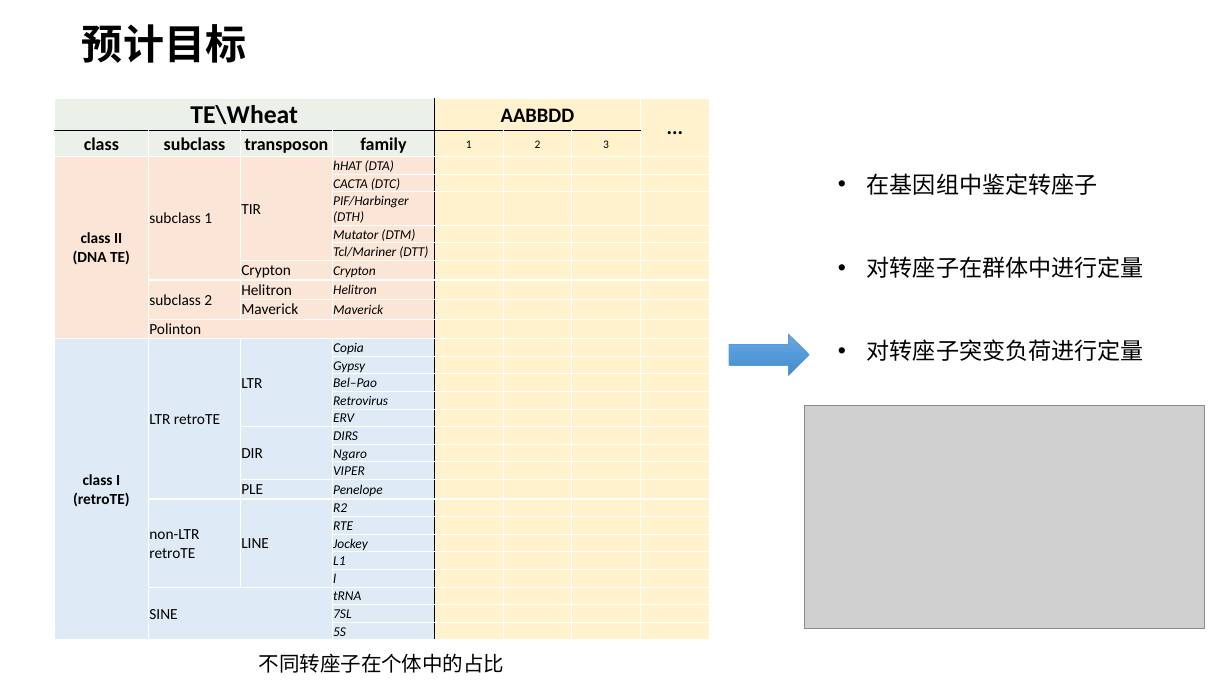
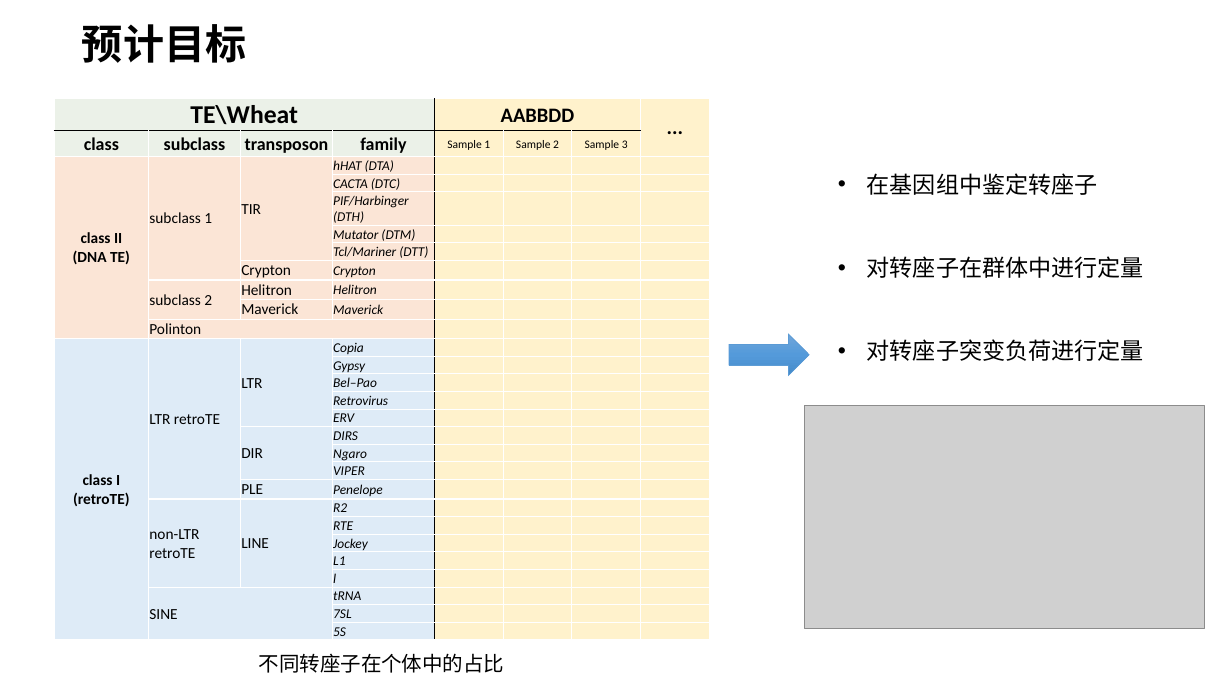
Before and after one commit to SirLearning/GeneticsNotes, a slide deck: slide 4 of undergraduate/Presentation.pptx. Drawn at 1232x693 pixels with LibreOffice and Linux fonts; fonts in the diff are those of the drawing; grey boxes stand for pictures. Boxes give left, top, right and bottom in pixels: in the first picture for what was removed or moved away, otherwise in the second. Text is boxed around its words. In the diff, an @@ line names an element or a change of style, - is before the commit and + after.

```diff
--- a/undergraduate/Presentation.pptx
+++ b/undergraduate/Presentation.pptx
@@ table at (x1=55, y1=99, x2=708, y2=640) @@
-row 2: class | subclass | transposon | family | 1 | 2 | 3 | 
+row 2: class | subclass | transposon | family | Sample 1 | Sample 2 | Sample 3 | 
```
Also in this commit, not shown: 4 other slides changed.
